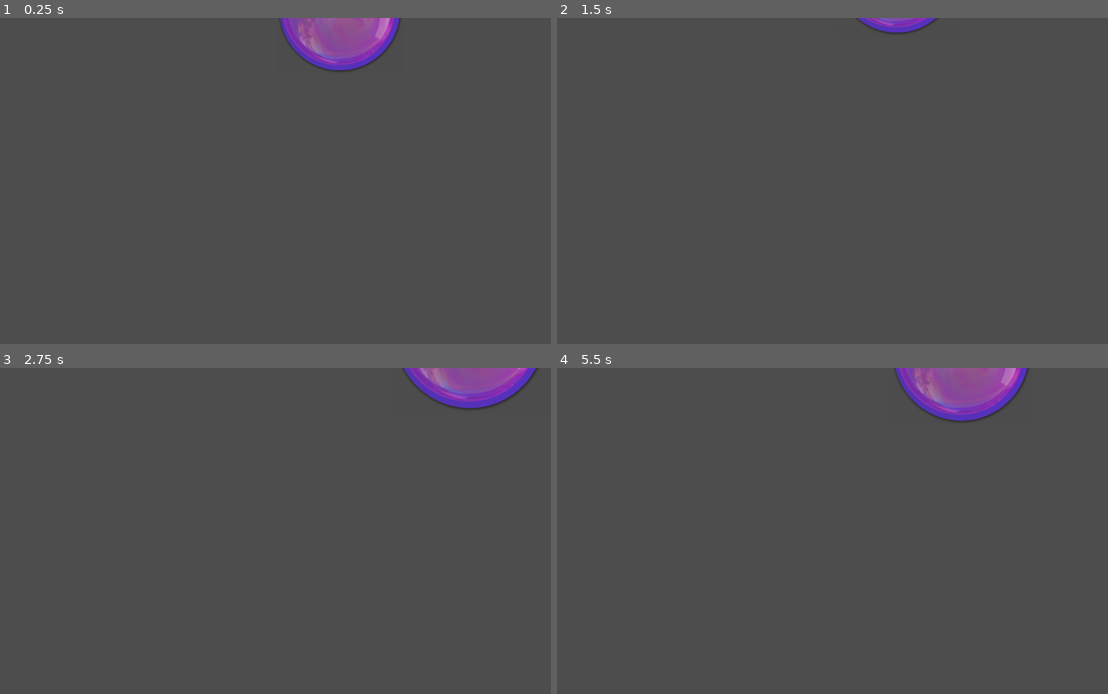
Above: before the commit, frames 1-4 (two rows, left to right).
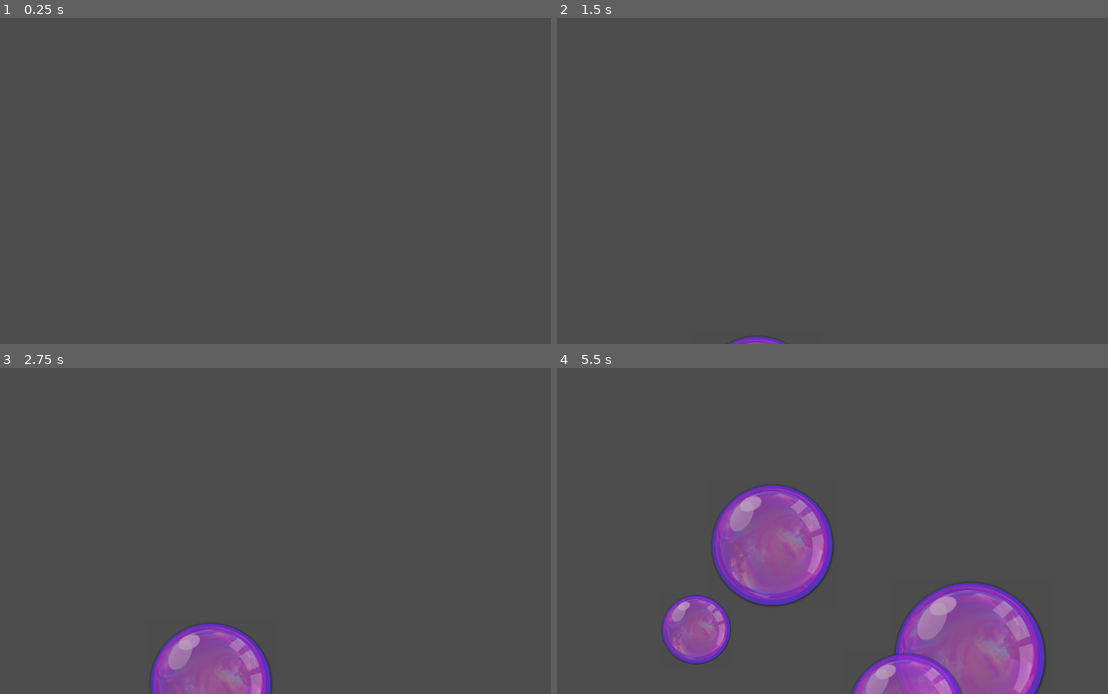
Above: after the commit, the same moments.

Repository: rlubke/bubble-pop
Game: Godot game, scene res://Main/Main.tscn
Two runs of this game, one before a commit and one after it. Both use one fixed random seed, a clock stepped at 60 frames per second and the inputs below.
Inputs (mouse positions are in pixels of both pictures, inside the frame that each line leads up to):
- Up to frame 1 (0.25 s): no input
- Up to frame 2 (1.5 s): move the mouse to (975, 164) at 0.52 s; click (975, 164) at 0.67 s; move the mouse to (733, 197) at 1.27 s; click (733, 197) at 1.42 s
- Up to frame 3 (2.75 s): move the mouse to (347, 459) at 2.02 s; click (347, 459) at 2.17 s
- Up to frame 4 (5.5 s): move the mouse to (815, 596) at 2.77 s; click (815, 596) at 2.92 s; move the mouse to (1019, 579) at 3.52 s; click (1019, 579) at 3.67 s; move the mouse to (672, 482) at 4.27 s; click (672, 482) at 4.42 s; move the mouse to (876, 531) at 5.02 s; click (876, 531) at 5.17 s

The runs differ from the first frame. In frame 1, 2.7% of the frame differs, in the area x 50-73%, y 0-17%; in frame 2, 0.6%; in frame 3, 6.1%; in frame 4, 20%, in the area x 19-89%, y 0-100%.

Commit message:
Small refactoring of Bubble.  - extracted logic into appropriate methods

Diff:
--- a/Code/Bubble/Bubble.gd
+++ b/Code/Bubble/Bubble.gd
@@ -1,7 +1,17 @@
 extends Area2D
 class_name Bubble
 
-var speed: int = 60;
+const TRANS_LEFT: int = 0
+const TRANS_RIGHT: int = 1
+const SPEED: int = 100
+const ABS_MAX_HT: int = 50
+const ABS_MIN_HT: int = 20
+var maxHorizontalTranslation: int
+var translationDirection: int
+var originalXPos;
+
+@onready
+var sprite: Sprite2D = $Sprite2D
 
 func on_clicked(viewport: Node, event: InputEvent, shape_idx: int):
 	if event is InputEventMouseButton:
@@ -9,8 +19,41 @@
 			if event.pressed:
 				pop();
 
+
 func pop():
 	queue_free();
+
+
+func setup_horizontal_translation():
+	maxHorizontalTranslation = randi_range(ABS_MIN_HT, ABS_MAX_HT)
+	print(maxHorizontalTranslation)
+	if randi_range(1, 2) % 2 == 0:
+		translationDirection = TRANS_LEFT
+	else:
+		translationDirection = TRANS_RIGHT
+
+
+func setup_initial_position(bubble_scale: float):
+	originalXPos = randi_range(100, 1100)
+	position.x = originalXPos
+	position.y = get_viewport().size.y + (sprite.get_rect().size.y * bubble_scale)
+
+func process_horizontal_translation():
+	var curX: float = position.x;
+	if translationDirection == TRANS_LEFT:
+		if curX - 1 >= originalXPos - maxHorizontalTranslation:
+			position.x = curX - 1;
+		else:
+			translationDirection = TRANS_RIGHT
+			position.x = curX + 1;
+
+	if translationDirection == TRANS_RIGHT:
+		if curX + 1 <= originalXPos + maxHorizontalTranslation:
+			position.x = curX + 1;
+		else:
+			translationDirection = TRANS_LEFT
+			position.x = curX - 1;
+
 
 # Called when the node enters the scene tree for the first time.
 func _ready() -> void:
@@ -18,12 +61,15 @@
 
 	# set scale
 	var s: float = randf_range(0.1, .7)
-	scale = Vector2(s, s)
+	set_scale(Vector2(s, s))
 
 	# set coordinates
-	position.x = randi_range(100, 1100)
-	# position.y = get_viewport().size.y +
+	setup_initial_position(s)
+
+	setup_horizontal_translation()
+
 
 # Called every frame. 'delta' is the elapsed time since the previous frame.
 func _process(delta: float) -> void:
-	position.y -= speed * delta # pixes / frame
+	position.y -= SPEED * delta # pixes / frame
+	process_horizontal_translation()
